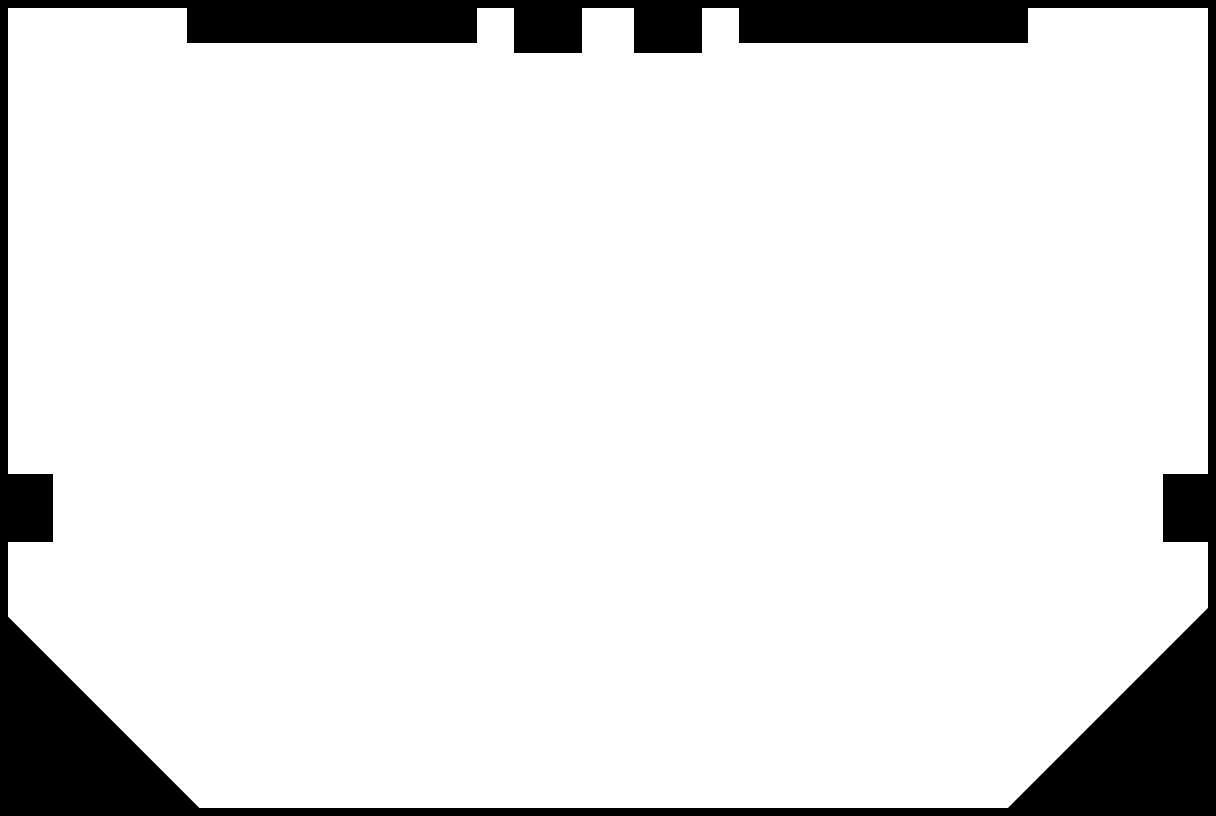
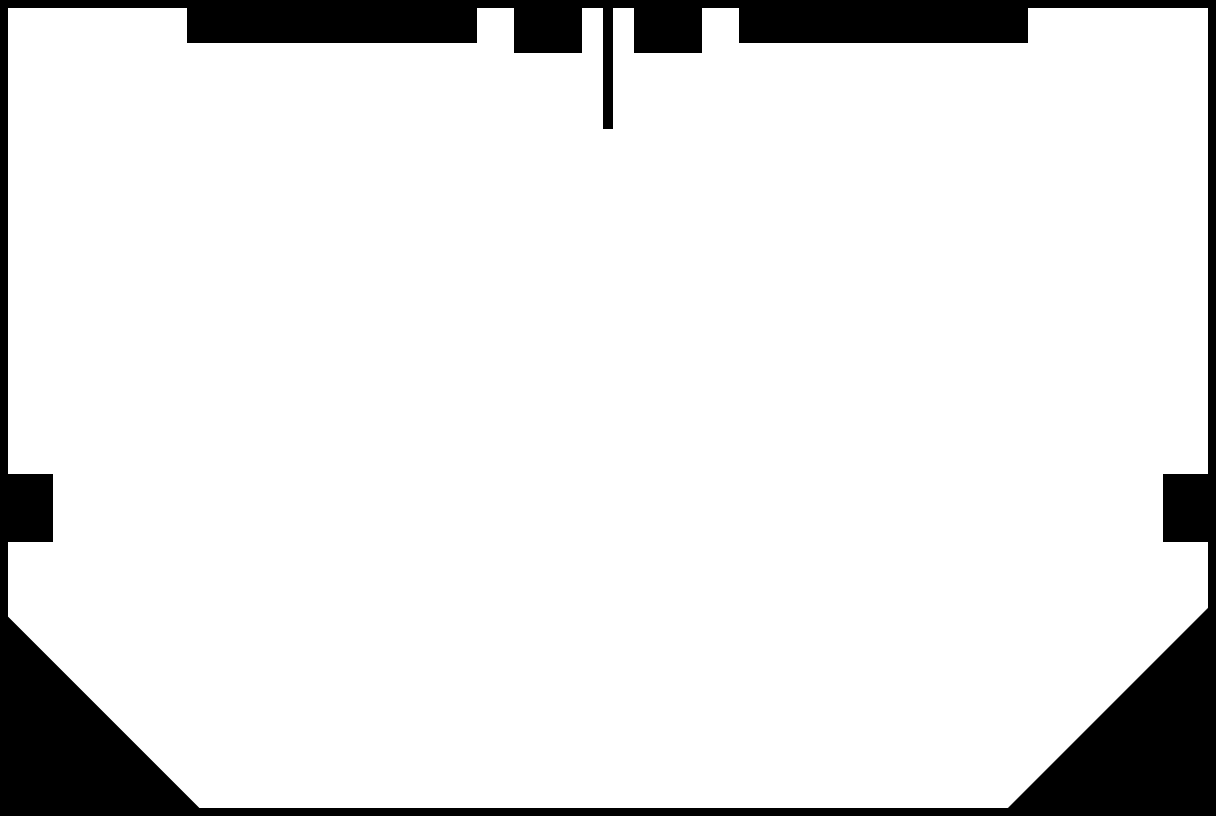
Revision of a layered (1216, 816) image; what changed, layer by layer:
painted on "Static obstacles" over [603, 8, 613, 129]
